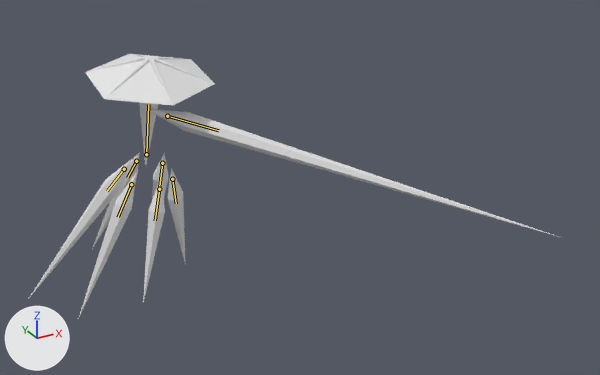
The glTF model glb_imports/Clarity.glb: old version first, new version second.
Both versions are drawn from a 50 mm lens placed at (-26.2, -82.4, 37.7), pointed at (13.4, -10.4, 1.7). Lighting does not change. The marker at lower left points along +X, +Y and +Z. The picture after the commit comes second. Both versions are drawn at frame 113 of the action 'DoubleSliceLeftImmediate'; the numbers are the values there. The bones that change, and the others that lie on the model, are drawn over the model as lines.

Names of what the first picture shows: 'Arm', 'BackLeft', 'BackRight', 'Center', 'FrontLeft', 'FrontRight', 'Hat', 'MiddleLeft', 'MiddleRight'.
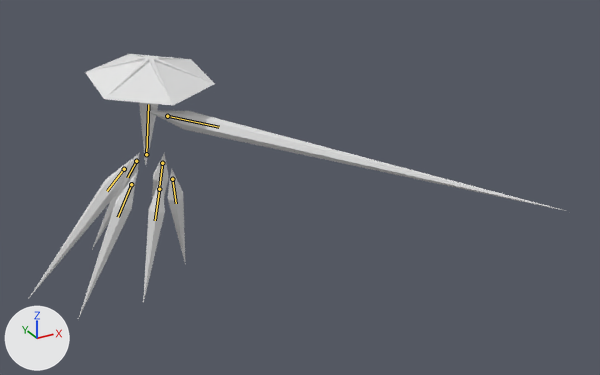
Diff of the bpy script that builds the scene:
```diff
--- a/glb_imports/Clarity.glb.py
+++ b/glb_imports/Clarity.glb.py
@@ bone_arm @@
 bone_arm = bpy.data.objects['Armature'].pose.bones['Arm']  # child of 'Center'
-bone_arm.rotation_quaternion = (0.447, 0.852, -0.258, -0.035)  # degrees (127, -10, -29)
+bone_arm.rotation_quaternion = (0.441, 0.859, -0.235, -0.073)  # degrees (127, -5, -28)
```

Pixel boxes (x1, y1, x2, y2) of what changed, in the pictures (600 x 375 px):
'Arm', posed (22% shorter)
    before: (147, 109, 562, 238)
    after: (146, 110, 566, 211)
bone 'Arm', root to tip
    before: (167, 116) to (218, 130)
    after: (167, 116) to (219, 127)
